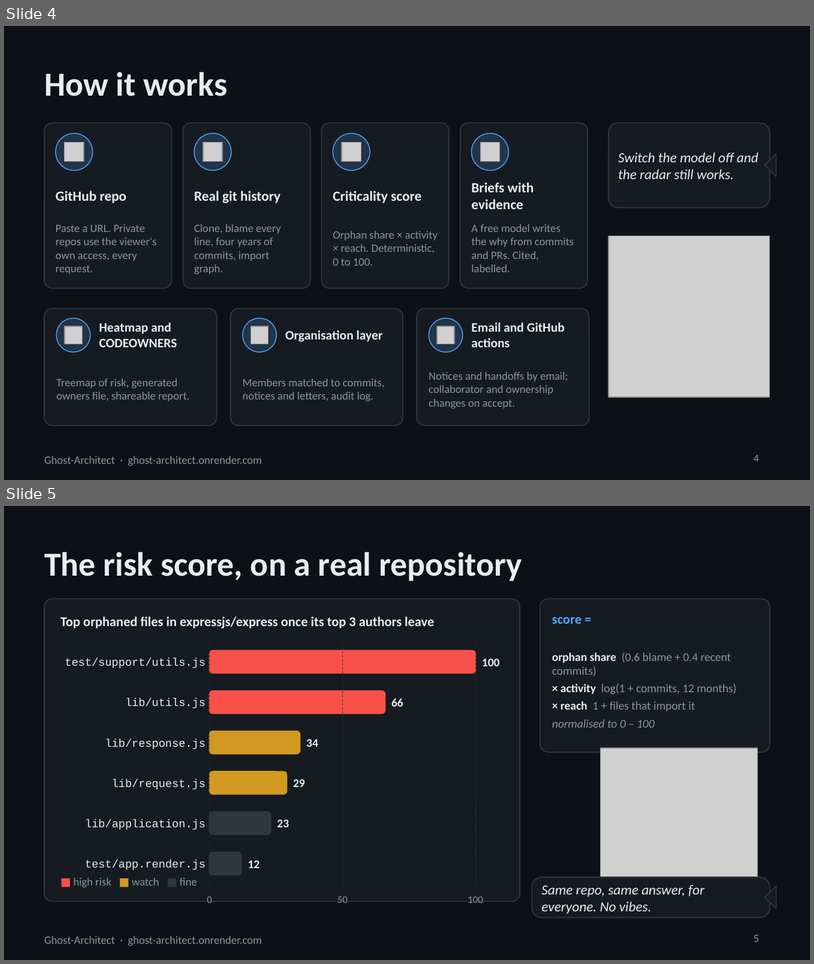
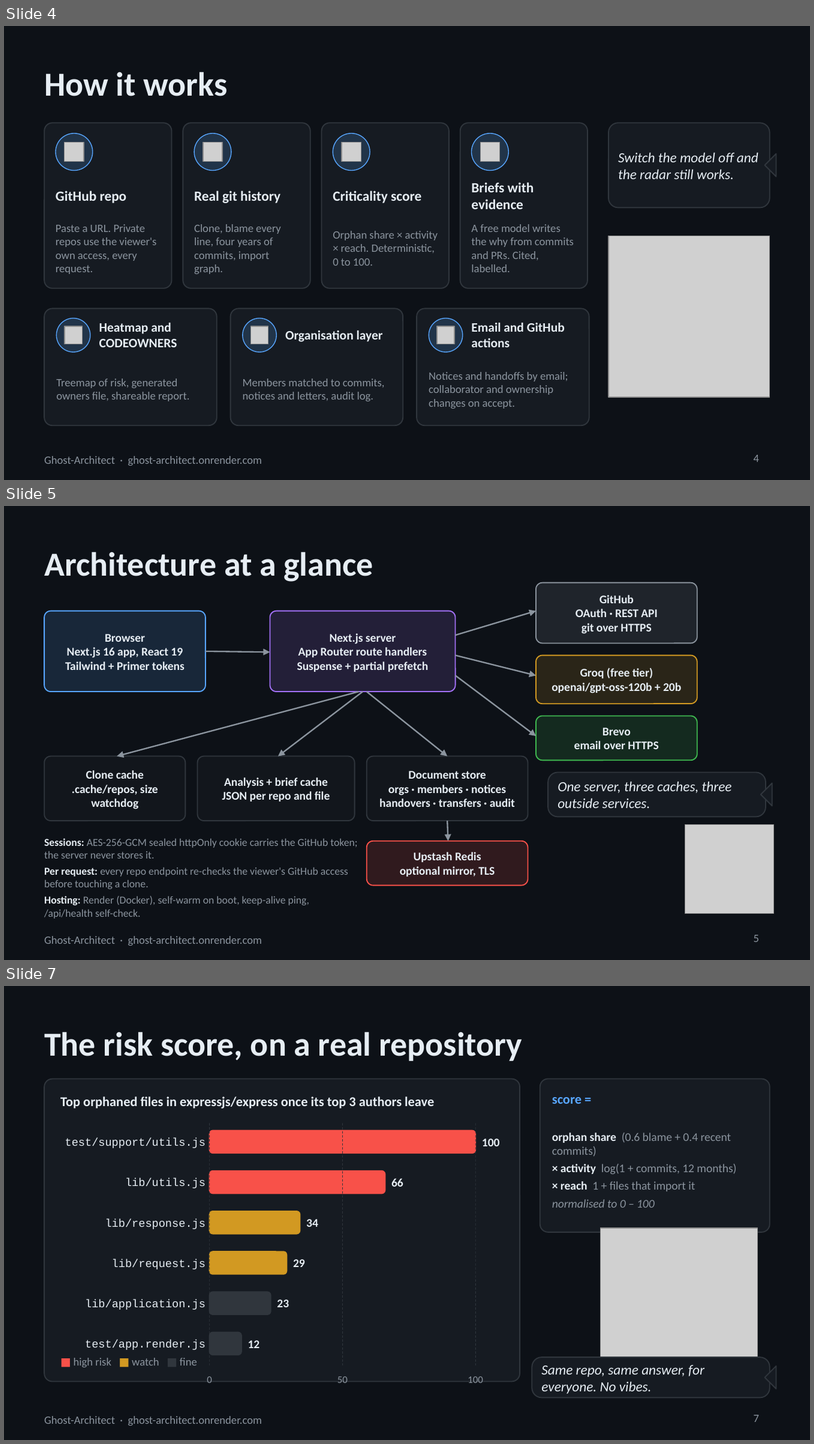
Before and after one commit to yabhinav1/ghost-architect, a slide deck: docs/Ghost-Architect-overview.pptx. Shown one above the other, each under a label of ours: slides 4 and 5 before the commit, slides 4, 5 and 7 after it; the slides between them are not shown. The pictures are 814x964 and 814x1444 pixels, drawn with LibreOffice and Linux fonts; fonts in the diff are those of the drawing; grey boxes stand for pictures. Boxes give left, top, right and bottom in pixels: in the first picture for what was removed or moved away, otherwise in the second. Text is boxed around its words. In the diff, an @@ line names an element or a change of style, - is before the commit and + after.

Commit message:
Deck: 19 slides with architecture, pipeline, explain engine, data model, handover intelligence, permissions matrix, security, email and GitHub actions, deployment and quality

```diff
--- a/docs/Ghost-Architect-overview.pptx
+++ b/docs/Ghost-Architect-overview.pptx
@@ slide 5 added at (4, 506, 810, 960), background #0D1117; not listed: 1 template element that a slide beside it also shows @@
@@ title added at (44, 552, 373, 582), 30 pt, text #E6EDF3, bold @@
+Architecture at a glance
@@ rounded rectangle added at (536, 583, 698, 643), fill #8B949E at 15% opacity, outline #8B949E 1 pt @@
@@ text added at (576, 595, 657, 634), 10.5 pt, text #E6EDF3, bold @@
+GitHub
+OAuth · REST API
+git over HTTPS
@@ rounded rectangle added at (44, 611, 206, 691), fill #58A6FF at 15% opacity, outline #58A6FF 1 pt @@
@@ rounded rectangle added at (270, 611, 456, 691), fill #A371F7 at 15% opacity, outline #A371F7 1 pt @@
@@ arrow added from (456, 635) to (536, 611), #8B949E 1.25 pt @@
@@ text added at (65, 634, 185, 670), 10.5 pt, text #E6EDF3, bold @@
+Browser
+Next.js 16 app, React 19
+Tailwind + Primer tokens
@@ text added at (297, 633, 428, 672), 10.5 pt, text #E6EDF3, bold @@
+Next.js server
+App Router route handlers
+Suspense + partial prefetch
@@ arrow added from (206, 651) to (270, 652), #8B949E 1.25 pt @@
@@ arrow added from (456, 655) to (536, 675), #8B949E 1.25 pt @@
@@ rounded rectangle added at (536, 655, 698, 703), fill #D29922 at 15% opacity, outline #D29922 1 pt @@
@@ text added at (552, 667, 681, 693), 10.5 pt, text #E6EDF3, bold @@
+Groq (free tier)
+openai/gpt-oss-120b + 20b
@@ arrow added from (456, 675) to (536, 736), #8B949E 1.25 pt @@
@@ arrow added from (359, 691) to (117, 756), #8B949E 1.25 pt @@
@@ arrow added from (363, 691) to (278, 756), #8B949E 1.25 pt @@
@@ arrow added from (367, 691) to (447, 756), #8B949E 1.25 pt @@
@@ rounded rectangle added at (536, 715, 698, 760), fill #3FB950 at 15% opacity, outline #3FB950 1 pt @@
@@ text added at (575, 727, 659, 749), 10.5 pt, text #E6EDF3, bold @@
+Brevo
+email over HTTPS
@@ rounded rectangle added at (44, 756, 185, 820), fill #30363D at 15% opacity, outline #30363D 1 pt @@
@@ rounded rectangle added at (198, 756, 355, 820), fill #30363D at 15% opacity, outline #30363D 1 pt @@
@@ rounded rectangle added at (367, 756, 528, 820), fill #30363D at 15% opacity, outline #30363D 1 pt @@
@@ text added at (72, 770, 158, 809), 10.5 pt, text #E6EDF3, bold @@
+Clone cache
+.cache/repos, size watchdog
@@ text added at (380, 771, 515, 807), 10.5 pt, text #E6EDF3, bold @@
+Document store
+orgs · members · notices
+handovers · transfers · audit
@@ rounded rectangle added at (548, 772, 766, 816), fill #161B22, outline #30363D 1 pt @@
@@ text added at (222, 777, 330, 801), 10.5 pt, text #E6EDF3, bold @@
+Analysis + brief cache
+JSON per repo and file
@@ text added at (558, 781, 732, 808), 12.5 pt, text #E6EDF3, italic @@
+One server, three caches, three outside services.
@@ right triangle added at (761, 783, 784, 806), fill #161B22, outline #30363D 1 pt @@
@@ arrow added from (447, 820) to (449, 841), #8B949E 1.25 pt @@
@@ picture added at (686, 825, 774, 913) @@
@@ text added at (44, 838, 357, 918), 9.5 pt, text #8B949E @@
+Sessions: AES-256-GCM sealed httpOnly cookie carries the GitHub token; the server never stores it.
+Per request: every repo endpoint re-checks the viewer's GitHub access before touching a clone.
+Hosting: Render (Docker), self-warm on boot, keep-alive ping, /api/health self-check.
@@ rounded rectangle added at (367, 841, 528, 885), fill #F85149 at 15% opacity, outline #F85149 1 pt @@
@@ text added at (400, 852, 495, 876), 10.5 pt, text #E6EDF3, bold @@
+Upstash Redis
+optional mirror, TLS
@@ page number added at (754, 934, 759, 942), 10 pt, text #8B949E @@
+5
@@ what was slide 5 is now slide 7 @@
@@ page number at (754, 1414, 759, 1422): text changed @@
-5
+7
```
Also in this commit, not shown: 8 other slides added, 1 other file.
